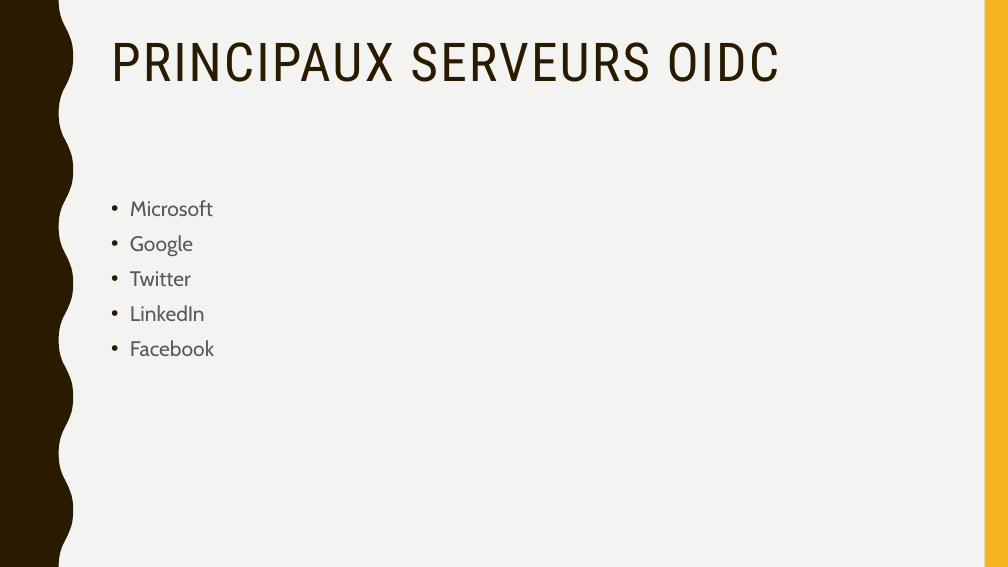
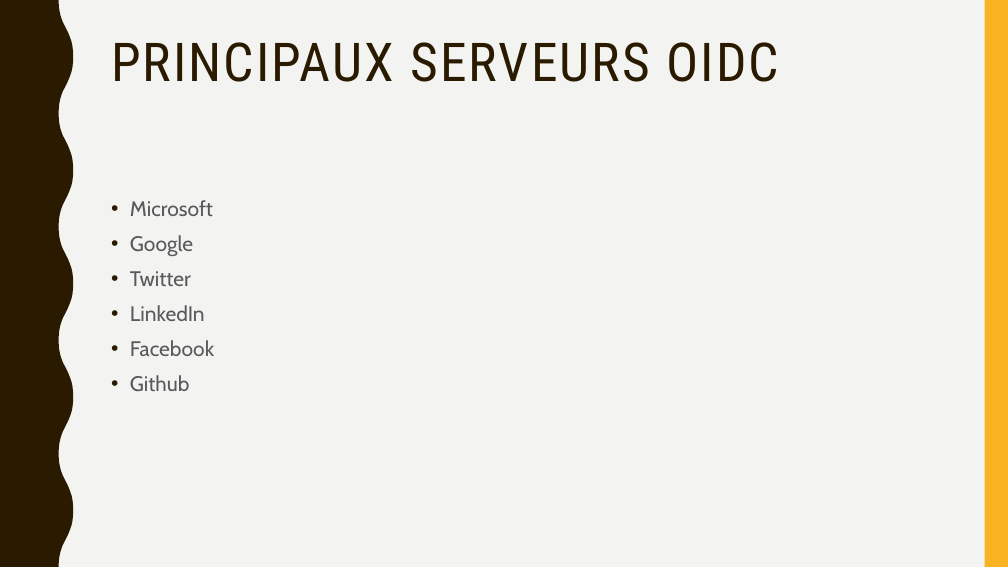
Before and after one commit to jeromefirlej/oidc-samples, a slide deck: slide 11 of Prez OIDC.pptx. Drawn at 1008x567 pixels with LibreOffice and Linux fonts; fonts in the diff are those of the drawing. Boxes give left, top, right and bottom in pixels: in the first picture for what was removed or moved away, otherwise in the second. Text is boxed around its words. In the diff, an @@ line names an element or a change of style, - is before the commit and + after.

```diff
--- a/Prez OIDC.pptx
+++ b/Prez OIDC.pptx
@@ text at box(130, 375, 190, 392): paragraph added @@
+• Github
```
Also in this commit, not shown: 2 other files.
